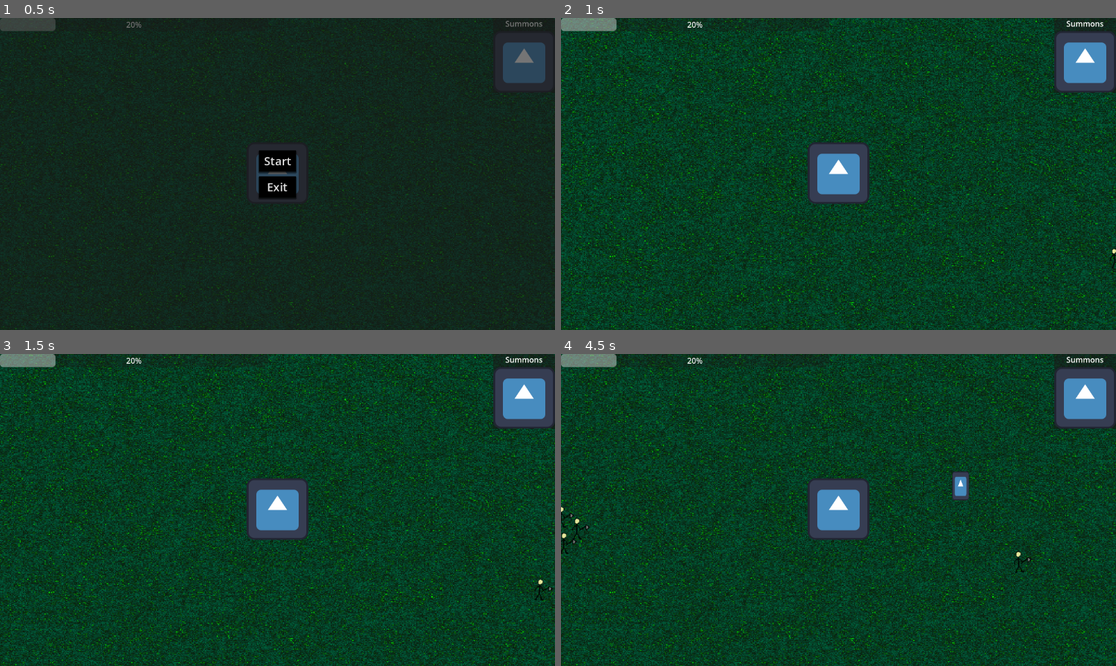
Above: before the commit, frames 1-4 (two rows, left to right).
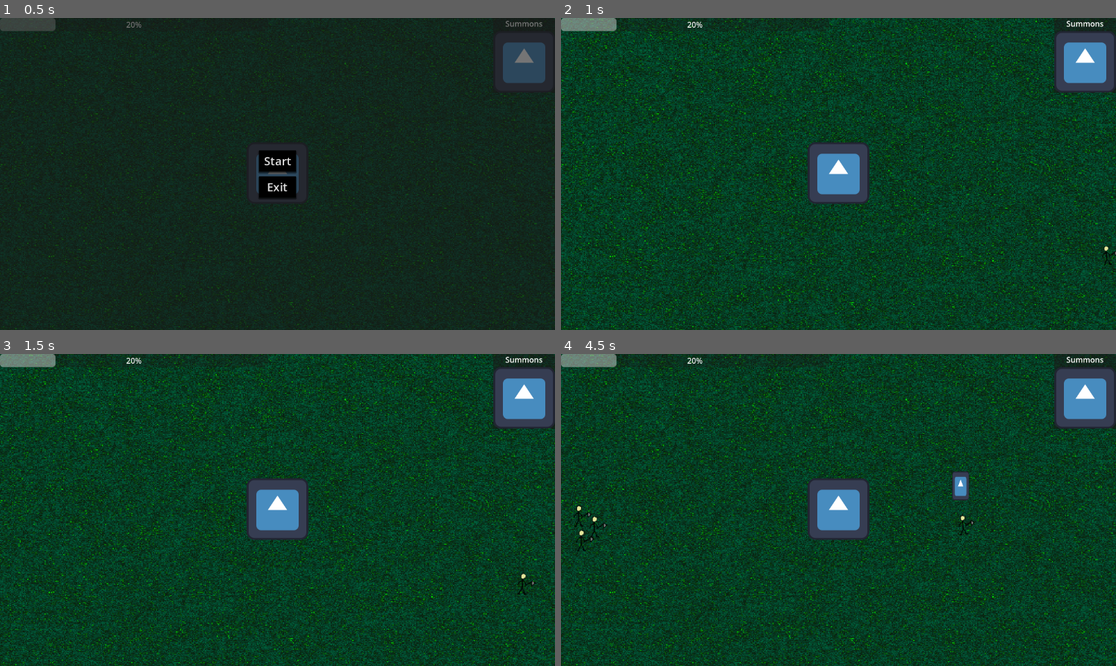
Above: after the commit, the same moments.

Repository: Igorrreha/ldjam-summoning
Game: Godot game, scene res://main.tscn
The game is run twice, just before and just after one commit, with the same random seed, the same clock (stepped at 60 frames per second) and the same inputs. The engine's default icon, where the game draws it, is replaced by a stand-in: a white triangle on a blue panel in a dark square.
Inputs (mouse positions are in pixels of both pictures, inside the frame that each line leads up to):
- Up to frame 1 (0.5 s): no input
- Up to frame 2 (1 s): click "Start" at 0.5 s
- Up to frame 3 (1.5 s): click (521, 397) at 1.25 s
- Up to frame 4 (4.5 s): click (1082, 397) at 2 s; click (1082, 397) at 2.75 s; tap Enter at 3.5 s; move the mouse to (960, 494) at 3.52 s; tap 1 at 3.6 s; click (960, 494) at 3.67 s; drag from (727, 525) to (960, 494) at 4.27 s

Frame 1 is identical in both runs. In frame 2, less than 0.1% of the frame differs, in the area x 97-100%, y 73-81%; in frame 3, 0.1%; in frame 4, 0.4%, in the area x 0-85%, y 48-71%.

Commit message:
Make human solid

Diff:
--- a/modules/enemies/prefabs/human.tscn
+++ b/modules/enemies/prefabs/human.tscn
@@ -1,14 +1,18 @@
-[gd_scene load_steps=11 format=3 uid="uid://bcq8bgxrc4d5g"]
-
+[gd_scene load_steps=13 format=3 uid="uid://bcq8bgxrc4d5g"]
+
+[ext_resource type="Script" path="res://modules/enemies/scripts/human.gd" id="1_mnp02"]
 [ext_resource type="Texture2D" uid="uid://dk5q2prkfm8bt" path="res://modules/enemies/art/human.png" id="1_psrqc"]
-[ext_resource type="Script" path="res://modules/enemies/scripts/human_controller.gd" id="2_chmqu"]
+[ext_resource type="Script" path="res://modules/damageable_area_2d/damageable_area_2d.gd" id="3_2062n"]
+
+[sub_resource type="CircleShape2D" id="CircleShape2D_53o53"]
+radius = 7.0
 
 [sub_resource type="Animation" id="Animation_ufcsp"]
 length = 0.001
 tracks/0/type = "bezier"
 tracks/0/imported = false
 tracks/0/enabled = true
-tracks/0/path = NodePath("Icon:rotation")
+tracks/0/path = NodePath("../Icon:rotation")
 tracks/0/interp = 1
 tracks/0/loop_wrap = true
 tracks/0/keys = {
@@ -19,7 +23,7 @@
 tracks/1/type = "bezier"
 tracks/1/imported = false
 tracks/1/enabled = true
-tracks/1/path = NodePath("Icon:scale:x")
+tracks/1/path = NodePath("../Icon:scale:x")
 tracks/1/interp = 1
 tracks/1/loop_wrap = true
 tracks/1/keys = {
@@ -30,7 +34,7 @@
 tracks/2/type = "bezier"
 tracks/2/imported = false
 tracks/2/enabled = true
-tracks/2/path = NodePath("Icon:scale:y")
+tracks/2/path = NodePath("../Icon:scale:y")
 tracks/2/interp = 1
 tracks/2/loop_wrap = true
 tracks/2/keys = {
@@ -41,7 +45,7 @@
 tracks/3/type = "value"
 tracks/3/imported = false
 tracks/3/enabled = true
-tracks/3/path = NodePath("Icon:position")
+tracks/3/path = NodePath("../Icon:position")
 tracks/3/interp = 1
 tracks/3/loop_wrap = true
 tracks/3/keys = {
@@ -53,7 +57,7 @@
 tracks/4/type = "value"
 tracks/4/imported = false
 tracks/4/enabled = true
-tracks/4/path = NodePath("Icon:scale")
+tracks/4/path = NodePath("../Icon:scale")
 tracks/4/interp = 1
 tracks/4/loop_wrap = true
 tracks/4/keys = {
@@ -70,7 +74,7 @@
 tracks/0/type = "value"
 tracks/0/imported = false
 tracks/0/enabled = true
-tracks/0/path = NodePath("Icon:position")
+tracks/0/path = NodePath("../Icon:position")
 tracks/0/interp = 1
 tracks/0/loop_wrap = true
 tracks/0/keys = {
@@ -82,7 +86,7 @@
 tracks/1/type = "bezier"
 tracks/1/imported = false
 tracks/1/enabled = true
-tracks/1/path = NodePath("Icon:rotation")
+tracks/1/path = NodePath("../Icon:rotation")
 tracks/1/interp = 1
 tracks/1/loop_wrap = true
 tracks/1/keys = {
@@ -93,7 +97,7 @@
 tracks/2/type = "method"
 tracks/2/imported = false
 tracks/2/enabled = true
-tracks/2/path = NodePath(".")
+tracks/2/path = NodePath("..")
 tracks/2/interp = 1
 tracks/2/loop_wrap = true
 tracks/2/keys = {
@@ -111,7 +115,7 @@
 tracks/0/type = "value"
 tracks/0/imported = false
 tracks/0/enabled = true
-tracks/0/path = NodePath("Icon:scale")
+tracks/0/path = NodePath("../Icon:scale")
 tracks/0/interp = 1
 tracks/0/loop_wrap = true
 tracks/0/keys = {
@@ -123,7 +127,7 @@
 tracks/1/type = "value"
 tracks/1/imported = false
 tracks/1/enabled = true
-tracks/1/path = NodePath("Icon:position")
+tracks/1/path = NodePath("../Icon:position")
 tracks/1/interp = 1
 tracks/1/loop_wrap = true
 tracks/1/keys = {
@@ -135,7 +139,7 @@
 tracks/2/type = "value"
 tracks/2/imported = false
 tracks/2/enabled = true
-tracks/2/path = NodePath("Icon:rotation")
+tracks/2/path = NodePath("../Icon:rotation")
 tracks/2/interp = 1
 tracks/2/loop_wrap = true
 tracks/2/keys = {
@@ -152,7 +156,7 @@
 tracks/0/type = "bezier"
 tracks/0/imported = false
 tracks/0/enabled = true
-tracks/0/path = NodePath("Icon:rotation")
+tracks/0/path = NodePath("../Icon:rotation")
 tracks/0/interp = 1
 tracks/0/loop_wrap = true
 tracks/0/keys = {
@@ -163,7 +167,7 @@
 tracks/1/type = "bezier"
 tracks/1/imported = false
 tracks/1/enabled = true
-tracks/1/path = NodePath("Icon:scale:x")
+tracks/1/path = NodePath("../Icon:scale:x")
 tracks/1/interp = 1
 tracks/1/loop_wrap = true
 tracks/1/keys = {
@@ -174,7 +178,7 @@
 tracks/2/type = "bezier"
 tracks/2/imported = false
 tracks/2/enabled = true
-tracks/2/path = NodePath("Icon:scale:y")
+tracks/2/path = NodePath("../Icon:scale:y")
 tracks/2/interp = 1
 tracks/2/loop_wrap = true
 tracks/2/keys = {
@@ -191,33 +195,36 @@
 "walk": SubResource("Animation_trqbf")
 }
 
-[sub_resource type="CircleShape2D" id="CircleShape2D_53o53"]
-
 [sub_resource type="CircleShape2D" id="CircleShape2D_jjd5j"]
 radius = 28.0
 
 [sub_resource type="CircleShape2D" id="CircleShape2D_g8x3i"]
 radius = 100.02
 
-[node name="Human" type="Area2D"]
-collision_layer = 2
-collision_mask = 5
-script = ExtResource("2_chmqu")
-speed = 1.0
-attack_power = 2.0
-_max_health = 3.0
+[sub_resource type="CircleShape2D" id="CircleShape2D_4to34"]
+
+[node name="Human" type="CharacterBody2D" node_paths=PackedStringArray("damageable_area")]
+motion_mode = 1
+floor_stop_on_slope = false
+floor_block_on_wall = false
+platform_on_leave = 2
+script = ExtResource("1_mnp02")
+speed = 100.0
+attack_power = 1.0
+damageable_area = NodePath("DamageableArea2D")
 
 [node name="Icon" type="Sprite2D" parent="."]
 position = Vector2(0, -20)
 texture = ExtResource("1_psrqc")
 
+[node name="BodyCollider" type="CollisionShape2D" parent="."]
+shape = SubResource("CircleShape2D_53o53")
+
 [node name="AnimationPlayer" type="AnimationPlayer" parent="."]
+root_node = NodePath("../DamageableArea2D")
 libraries = {
 "": SubResource("AnimationLibrary_ie52g")
 }
-
-[node name="BodyCollider" type="CollisionShape2D" parent="."]
-shape = SubResource("CircleShape2D_53o53")
 
 [node name="AttackArea" type="Area2D" parent="."]
 collision_layer = 0
@@ -235,6 +242,14 @@
 [node name="DetectCollider" type="CollisionShape2D" parent="DetectArea"]
 shape = SubResource("CircleShape2D_g8x3i")
 
+[node name="DamageableArea2D" type="Area2D" parent="."]
+collision_layer = 2
+collision_mask = 5
+script = ExtResource("3_2062n")
+
+[node name="BodyCollider" type="CollisionShape2D" parent="DamageableArea2D"]
+shape = SubResource("CircleShape2D_4to34")
+
 [connection signal="area_entered" from="AttackArea" to="." method="_on_attack_area_area_entered"]
 [connection signal="area_entered" from="DetectArea" to="." method="_on_detect_area_area_entered"]
 [connection signal="area_exited" from="DetectArea" to="." method="_on_detect_area_area_exited"]
--- a/modules/enemies/scripts/human_controller.gd
+++ b/modules/enemies/scripts/human.gd
@@ -1,11 +1,10 @@
 class_name Human
-extends DamageableArea2D
+extends CharacterBody2D
 
 
 @export var speed: float
 @export var attack_power: float
-
-@export var atack_timer: Timer
+@export var damageable_area: DamageableArea2D
 
 @onready var animation_player: AnimationPlayer = $AnimationPlayer
 
@@ -35,7 +34,7 @@
 		move_to_target(current_target)
 	elif current_state == HumanStates.attack:
 		pass
-	elif current_state != HumanStates.stay:
+	else:
 		current_state = HumanStates.stay
 
 
@@ -45,7 +44,8 @@
 
 
 func move_to_target(target: DamageableArea2D):
-	global_position = global_position.move_toward(current_target.global_position, speed)
+	velocity = (current_target.global_position - global_position).normalized() * speed
+	move_and_slide()
 
 
 func attack():
@@ -63,7 +63,7 @@
 
 
 func _on_detect_area_area_exited(area: Area2D) -> void:
-	for overlapping_area in get_overlapping_areas():
+	for overlapping_area in damageable_area.get_overlapping_areas():
 		if overlapping_area is DamageableArea2D:
 			change_target(overlapping_area)
 			return
